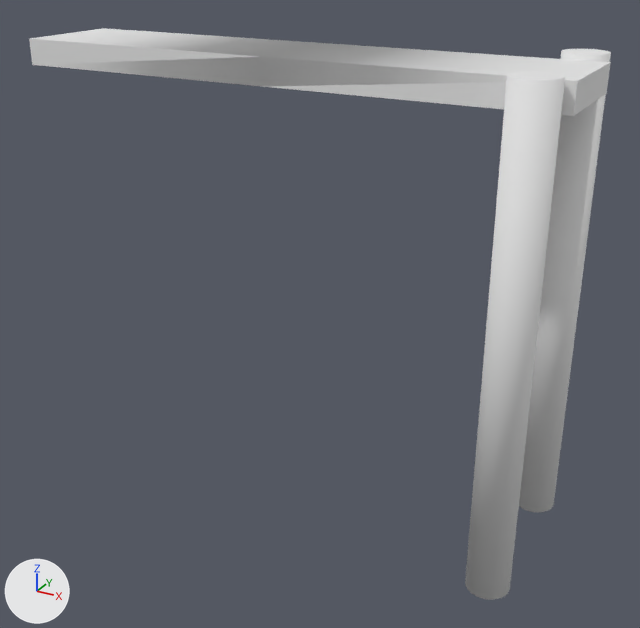
One commit to the FBX model CannonBall/CannonBall/assets/Models/Environment/Platforms/Bridge_Wooden_1.fbx: the scene before it, then after it.
Both versions are drawn from a 50 mm lens placed at (3.54, -8.81, 1.42), pointed at (-1.31, 0.0, -2.98). The lights are fixed; the arrows at lower left show +X, +Y and +Z.
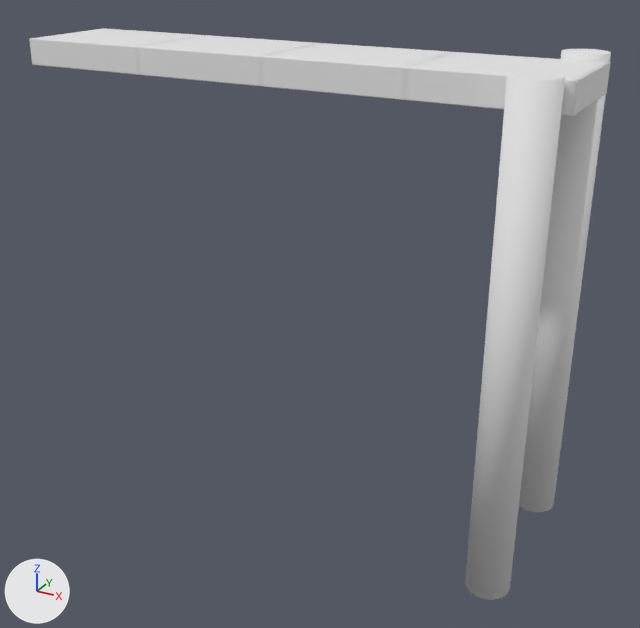
Commit message: Added beveled edges to bridge

What differs and where, as boxes [x1, y1, x2, y2] in the pictures (640 x 628 px):
```json
{"part": 1, "of": "me_cube_001", "change": "added", "after": [29, 28, 611, 116]}
```

Scene script edits in JSON lines:
```json
{"block": "me_cube_001", "where": "# used by ob_cube_001; location = (0.0, 0.0, 0.0)"}
{"op": "remove", "block": "me_cube_001", "code": "me_cube_001.from_pydata(...)  # 140 vertices, 272 faces; spans x -4.98..1.66, y -1.16..1.16, z -5.41..0.21"}
{"op": "add", "block": "me_cube_001", "code": "me_cube_001.from_pydata(...)  # 10370 vertices, 21162 faces; spans x -4.98..1.66, y -1.16..1.16, z -5.41..0.21"}
{"block": "me_cube_001", "change": "me_cube_001 part 1: 10230 vertices added at x -4.98..1.66, y -0.67..0.67, z -0.15..0.15"}
{"block": "me_cube_001", "change": "me_cube_001 part 2: the surface is now shaded flat"}
```
